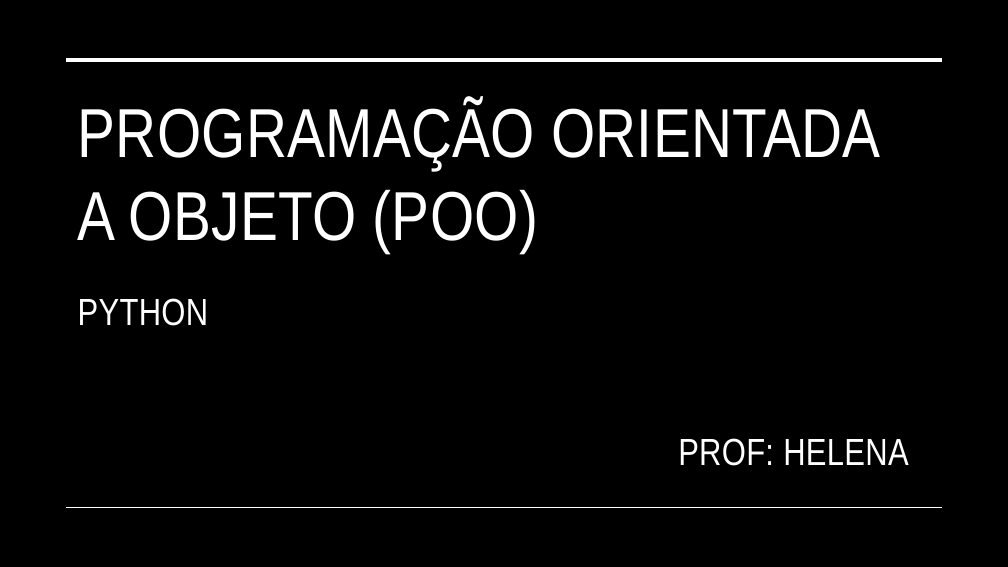
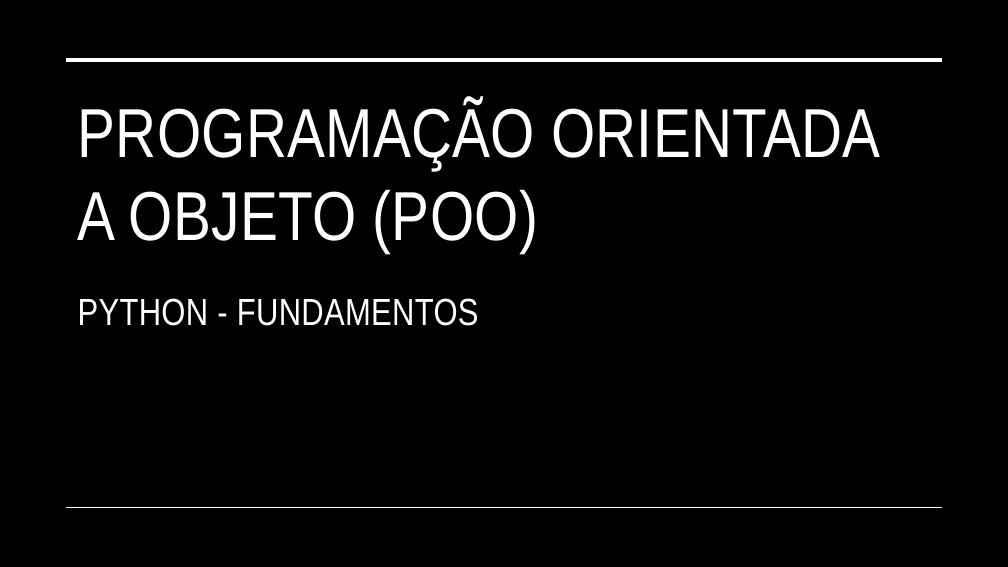
Before and after one commit to HelenaNascimento/Aula_POO_Python, a slide deck: slide 1 of 1.SLIDES/AULA_1_POO.pptx. Drawn at 1008x567 pixels with LibreOffice and Linux fonts; fonts in the diff are those of the drawing. Boxes give left, top, right and bottom in pixels: in the first picture for what was removed or moved away, otherwise in the second. Text is boxed around its words. In the diff, an @@ line names an element or a change of style, - is before the commit and + after.

```diff
--- a/1.SLIDES/AULA_1_POO.pptx
+++ b/1.SLIDES/AULA_1_POO.pptx
@@ title at (x1=78, y1=298, x2=479, y2=326): text changed @@
-PYTHON
+PYTHON - FUNDAMENTOS
@@ text removed at (x1=678, y1=438, x2=908, y2=466) @@
-PROF: HELENA
```
Also in this commit, not shown: 1 slide added, 1 slide removed, 5 other files.
